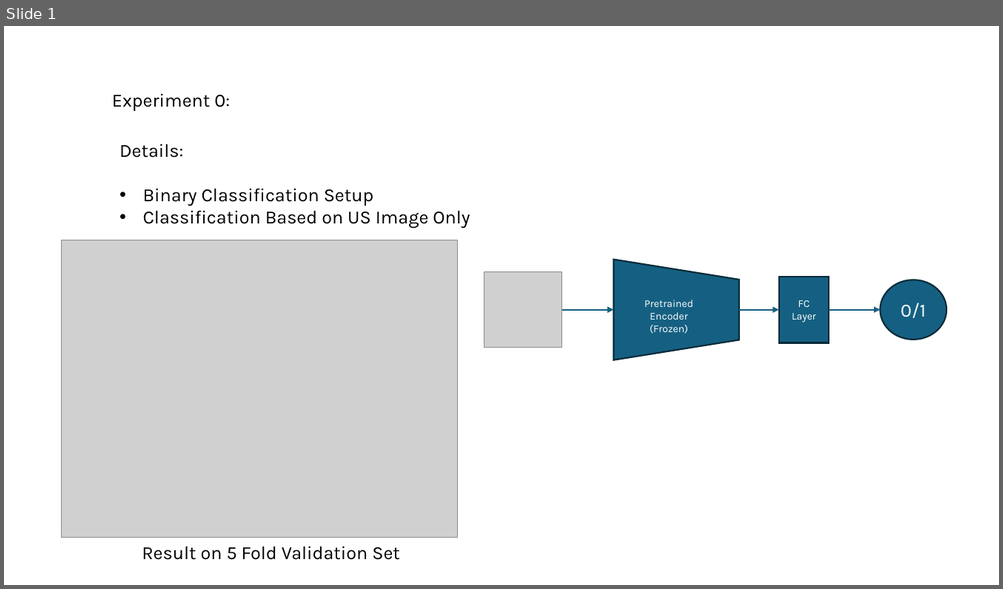
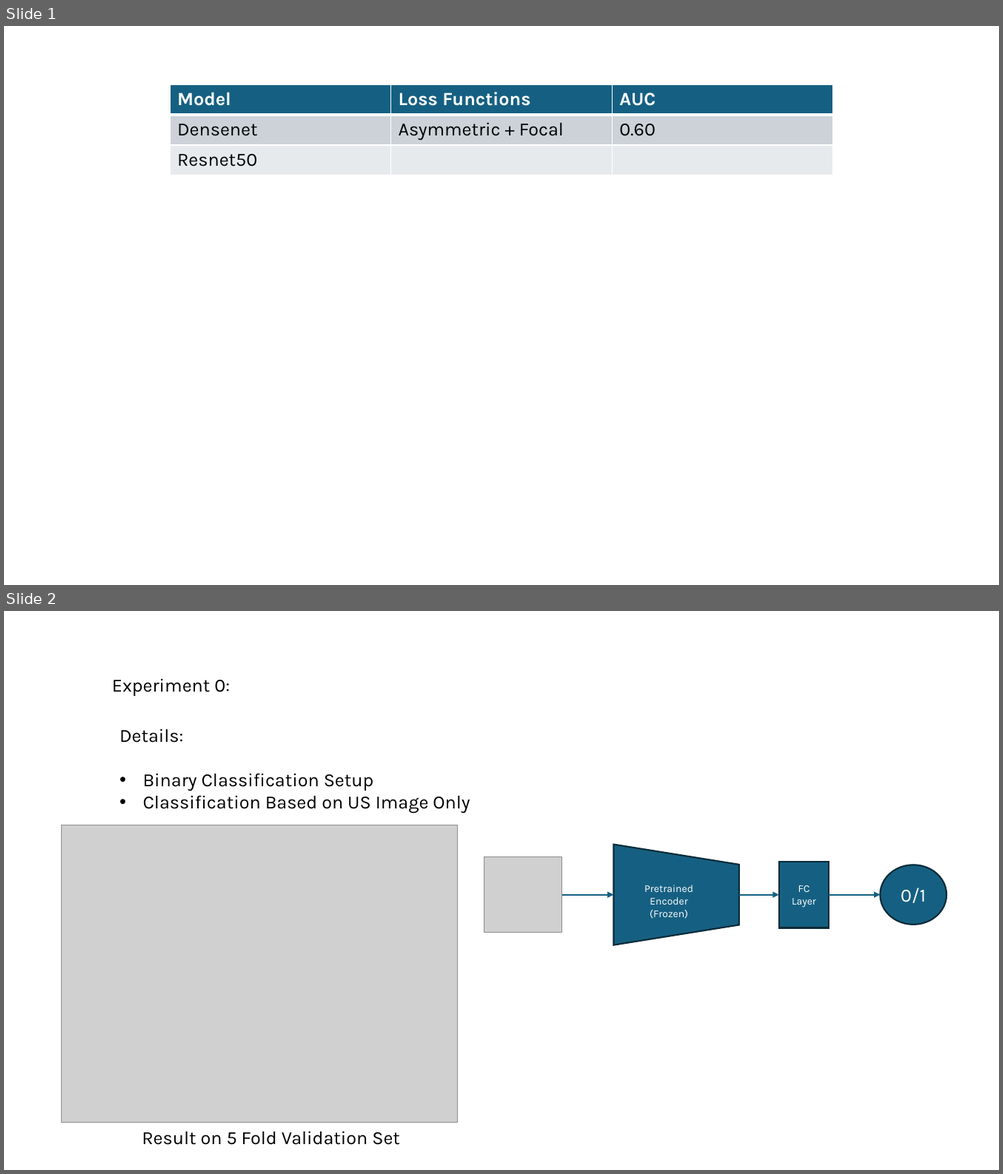
Before and after one commit to Iqbal1282/Washu2_Ovarian_Tumor, a slide deck: meeting_updates/07.07.25.pptx. Shown one above the other, each under a label of ours: slide 1 before the commit, slides 1 and 2 after it. The pictures are 1003x589 and 1003x1174 pixels, drawn with LibreOffice and Linux fonts; fonts in the diff are those of the drawing; grey boxes stand for pictures. Boxes give left, top, right and bottom in pixels: in the first picture for what was removed or moved away, otherwise in the second. Text is boxed around its words. In the diff, an @@ line names an element or a change of style, - is before the commit and + after.

Commit message:
inception and hybrid loss

```diff
--- a/meeting_updates/07.07.25.pptx
+++ b/meeting_updates/07.07.25.pptx
@@ slide 1 added at box(4, 26, 999, 585), background #FFFFFF @@
@@ table added at box(170, 85, 832, 176), 3 rows, 3 columns @@
+Model | Loss Functions | AUC
+Densenet | Asymmetric + Focal | 0.60
+Resnet50 |  | 
@@ what was slide 1 is now slide 2 @@
```
Also in this commit, not shown: 2 other files.
